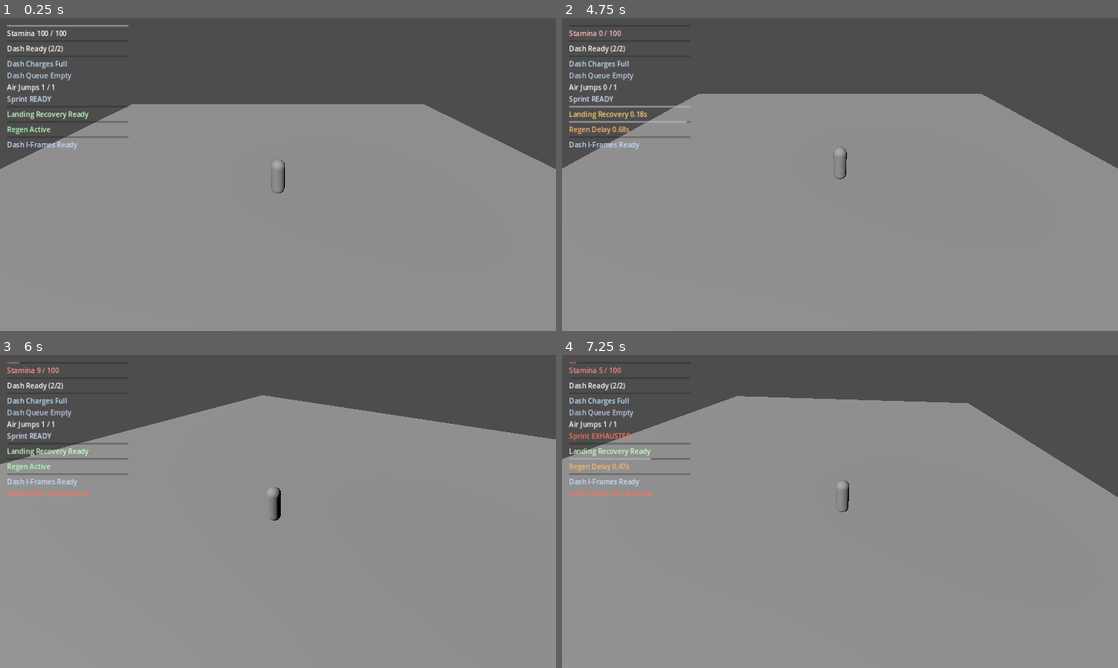
Above: before the commit, frames 1-4 (two rows, left to right).
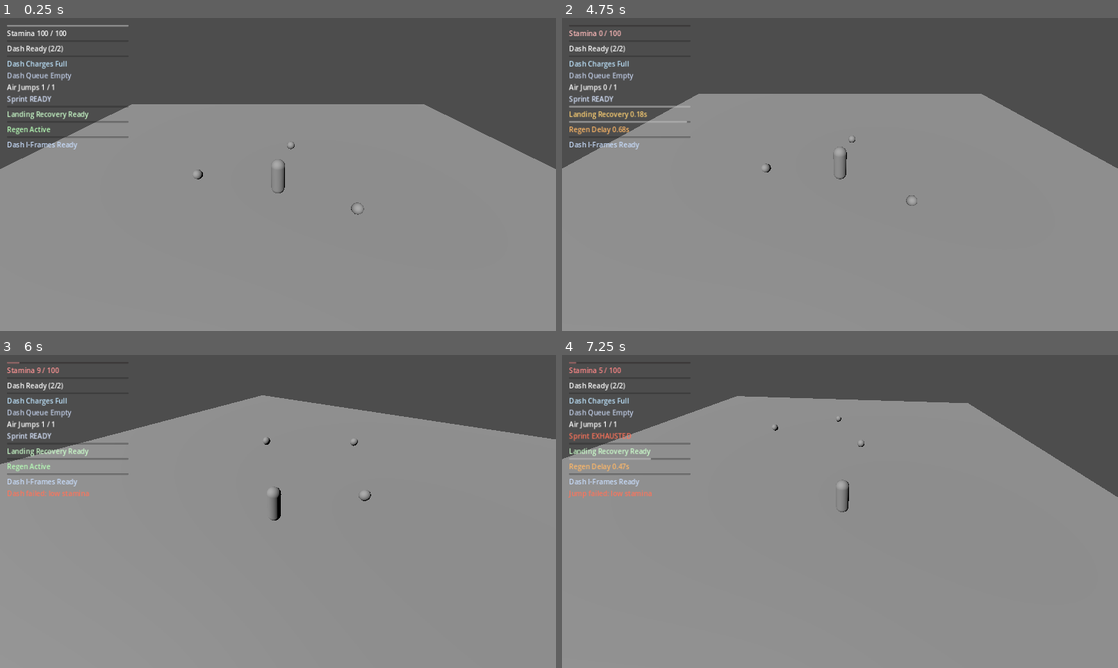
Above: after the commit, the same moments.

Repository: thegoatleroyjenkins/arpg-game
Game: Godot game, scene res://prototype3d/main_3d.tscn
The game is run twice, just before and just after one commit, with the same random seed, the same clock (stepped at 60 frames per second) and the same inputs. This scene is started directly instead of the project's main scene.
Inputs (mouse positions are in pixels of both pictures, inside the frame that each line leads up to):
- Up to frame 1 (0.25 s): no input
- Up to frame 2 (4.75 s): tap Enter (ui_accept) at 0.5 s; move the mouse to (867, 174) at 0.52 s; press the mouse at (867, 174) at 0.53 s; hold W (move_up) from 0.53 s (still down); tap Space (jump) at 0.77, 1.52, 3.02, 3.77, 4.52 s; move the mouse to (812, 174) at 1.27 s; release the mouse at (812, 174) at 1.28 s; tap Q (dash) at 1.35, 3.6 s; move the mouse to (851, 168) at 2.02 s; hold Shift (sprint) 2.03-2.78 s; move the mouse to (834, 180) at 2.77 s; click (834, 180) at 2.85 s; move the mouse to (878, 177) at 3.52 s; move the mouse to (795, 171) at 4.27 s; tap Shift (sprint) at 4.35 s
- Up to frame 3 (6 s): move the mouse to (283, 511) at 5.02 s; press the mouse at (283, 511) at 5.03 s; move the mouse to (255, 505) at 5.77 s; release W (move_up) at 5.78 s; release the mouse at (255, 505) at 5.78 s; hold D (move_right) from 5.78 s (still down); tap Q (dash) at 5.85 s
- Up to frame 4 (7.25 s): tap Space (jump) at 6.02, 6.77 s; move the mouse to (867, 511) at 6.52 s; release D (move_right) at 6.53 s; hold W (move_up) from 6.53 s (still down); hold Shift (sprint) from 6.53 s (still down)

The runs differ from the first frame. In frame 1, less than 0.1% of the frame differs, in the area x 34-66%, y 39-63%; in frame 2, less than 0.1%; in frame 3, less than 0.1%; in frame 4, less than 0.1%.

Commit message:
Add respawning 3D stamina pickup orbs

Diff:
--- a/prototype3d/main_3d.tscn
+++ b/prototype3d/main_3d.tscn
@@ -1,7 +1,8 @@
-[gd_scene load_steps=7 format=3]
+[gd_scene load_steps=11 format=3]
 
 [ext_resource type="Script" path="res://prototype3d/player_3d.gd" id="1_player_script"]
 [ext_resource type="Script" path="res://prototype3d/stamina_hud_3d.gd" id="2_stamina_hud_script"]
+[ext_resource type="Script" path="res://prototype3d/stamina_pickup_3d.gd" id="3_stamina_pickup_script"]
 
 [sub_resource type="CapsuleMesh" id="CapsuleMesh_player"]
 radius = 0.35
@@ -16,6 +17,13 @@
 
 [sub_resource type="BoxMesh" id="BoxMesh_floor"]
 size = Vector3(40, 1, 40)
+
+[sub_resource type="SphereMesh" id="SphereMesh_stamina_pickup"]
+radius = 0.3
+height = 0.6
+
+[sub_resource type="SphereShape3D" id="SphereShape3D_stamina_pickup"]
+radius = 0.45
 
 [node name="Main3D" type="Node3D"]
 
@@ -49,6 +57,38 @@
 
 [node name="Camera3D" type="Camera3D" parent="Player/CameraPivot"]
 current = true
+
+[node name="StaminaPickupA" type="Area3D" parent="."]
+position = Vector3(4, 1.2, 1)
+script = ExtResource("3_stamina_pickup_script")
+
+[node name="CollisionShape3D" type="CollisionShape3D" parent="StaminaPickupA"]
+shape = SubResource("SphereShape3D_stamina_pickup")
+
+[node name="MeshInstance3D" type="MeshInstance3D" parent="StaminaPickupA"]
+mesh = SubResource("SphereMesh_stamina_pickup")
+
+[node name="StaminaPickupB" type="Area3D" parent="."]
+position = Vector3(-5, 1.2, -2)
+script = ExtResource("3_stamina_pickup_script")
+
+[node name="CollisionShape3D" type="CollisionShape3D" parent="StaminaPickupB"]
+shape = SubResource("SphereShape3D_stamina_pickup")
+
+[node name="MeshInstance3D" type="MeshInstance3D" parent="StaminaPickupB"]
+mesh = SubResource("SphereMesh_stamina_pickup")
+
+[node name="StaminaPickupC" type="Area3D" parent="."]
+position = Vector3(1, 1.2, -6)
+script = ExtResource("3_stamina_pickup_script")
+stamina_restore = 18.0
+respawn_time = 6.0
+
+[node name="CollisionShape3D" type="CollisionShape3D" parent="StaminaPickupC"]
+shape = SubResource("SphereShape3D_stamina_pickup")
+
+[node name="MeshInstance3D" type="MeshInstance3D" parent="StaminaPickupC"]
+mesh = SubResource("SphereMesh_stamina_pickup")
 
 [node name="StaminaHud" type="CanvasLayer" parent="."]
 script = ExtResource("2_stamina_hud_script")
--- a/prototype3d/player_3d.gd
+++ b/prototype3d/player_3d.gd
@@ -498,6 +498,17 @@
 func _emit_stamina_changed() -> void:
 	stamina_changed.emit(stamina, tuning.max_stamina)
 
+func restore_stamina(amount: float) -> float:
+	var clamped_amount: float = max(0.0, amount)
+	if clamped_amount <= 0.0:
+		return 0.0
+	var previous_stamina: float = stamina
+	stamina = min(tuning.max_stamina, stamina + clamped_amount)
+	if stamina > previous_stamina:
+		_emit_stamina_changed()
+		return stamina - previous_stamina
+	return 0.0
+
 func _report_stamina_action_failed(reason: String) -> void:
 	if stamina_action_warning_cooldown_left > 0.0:
 		return
--- /dev/null
+++ b/prototype3d/stamina_pickup_3d.gd
@@ -0,0 +1,55 @@
+extends Area3D
+
+@export var stamina_restore: float = 24.0
+@export var respawn_time: float = 8.0
+@export var bob_height: float = 0.2
+@export var bob_speed: float = 2.2
+@export var spin_speed_degrees: float = 95.0
+
+@onready var mesh: Node3D = $MeshInstance3D
+@onready var collision: CollisionShape3D = $CollisionShape3D
+
+var _active: bool = true
+var _base_y: float = 0.0
+var _time: float = 0.0
+
+func _ready() -> void:
+	body_entered.connect(_on_body_entered)
+	_base_y = global_position.y
+
+func _process(delta: float) -> void:
+	_time += delta
+	if _active and is_instance_valid(mesh):
+		mesh.rotation_degrees.y += spin_speed_degrees * delta
+		mesh.position.y = sin(_time * bob_speed) * bob_height
+
+func _on_body_entered(body: Node) -> void:
+	if not _active:
+		return
+	if not body.has_method("restore_stamina"):
+		return
+	var restored: float = float(body.call("restore_stamina", stamina_restore))
+	if restored <= 0.0:
+		return
+	_deactivate()
+	await get_tree().create_timer(max(0.1, respawn_time)).timeout
+	_activate()
+
+func _deactivate() -> void:
+	_active = false
+	monitoring = false
+	monitorable = false
+	if is_instance_valid(collision):
+		collision.disabled = true
+	if is_instance_valid(mesh):
+		mesh.visible = false
+
+func _activate() -> void:
+	_active = true
+	monitoring = true
+	monitorable = true
+	if is_instance_valid(collision):
+		collision.disabled = false
+	if is_instance_valid(mesh):
+		mesh.visible = true
+		mesh.position.y = 0.0
Not shown, changed: README.md
